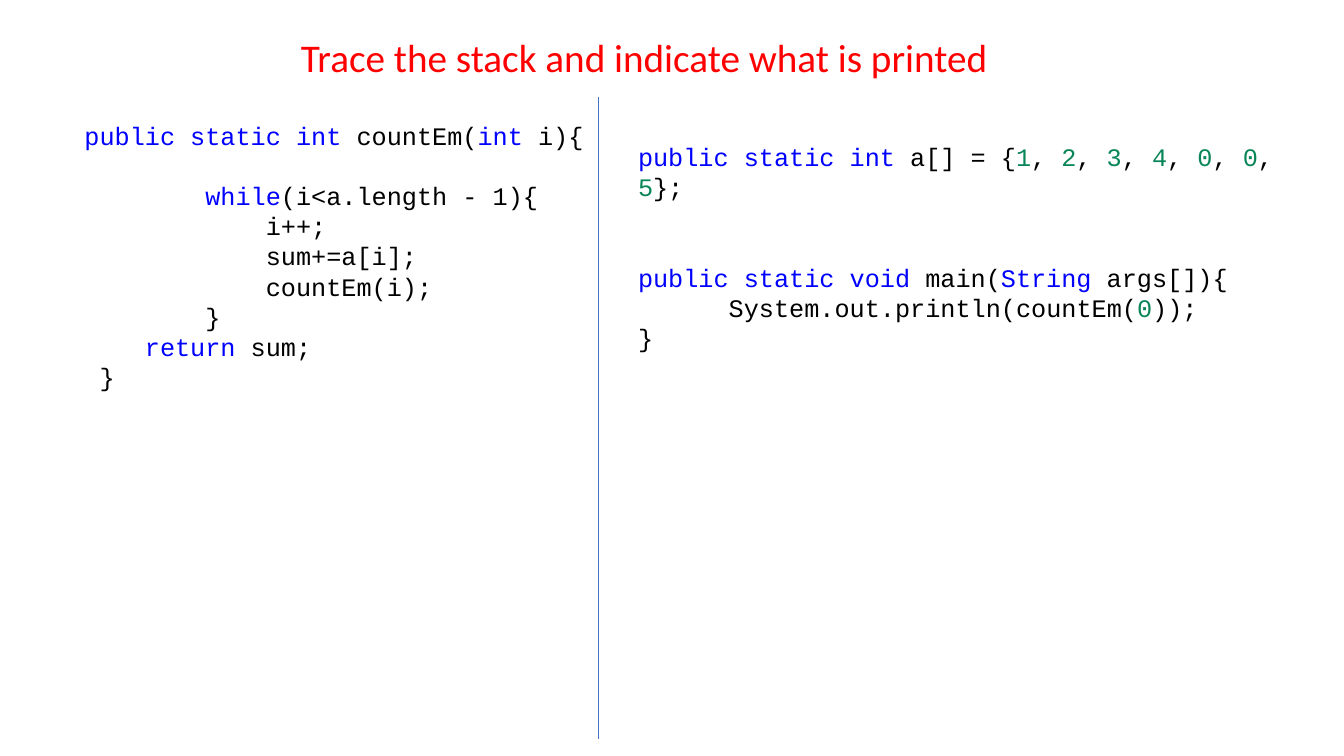
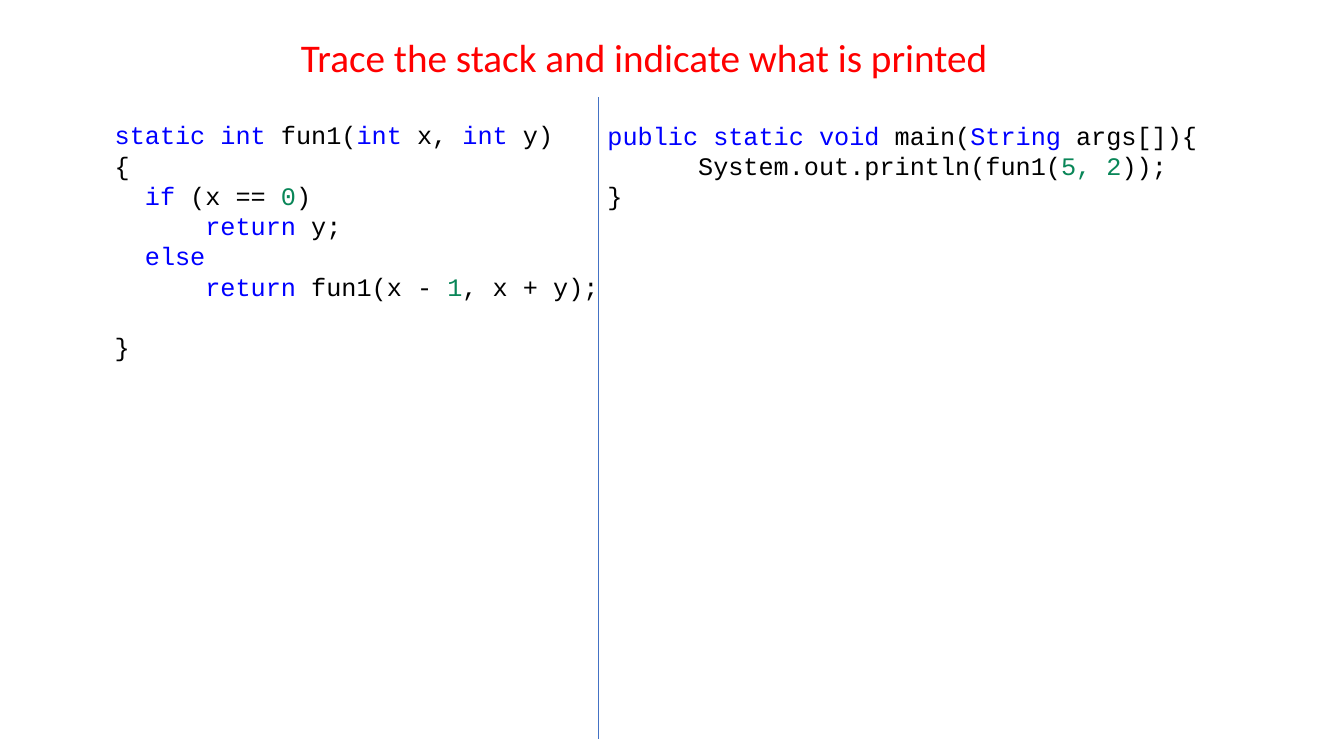
Before and after one commit to hpluska/APCompSciA, a slide deck: slide 2 of ticketOutTheDoor/set28/RecursionPractice.pptx. Drawn at 1344x756 pixels with LibreOffice and Linux fonts; fonts in the diff are those of the drawing. Boxes give left, top, right and bottom in pixels: in the first picture for what was removed or moved away, otherwise in the second. Text is boxed around its words. In the diff, an @@ line names an element or a change of style, - is before the commit and + after.

```diff
--- a/ticketOutTheDoor/set28/RecursionPractice.pptx
+++ b/ticketOutTheDoor/set28/RecursionPractice.pptx
@@ text "public static void main(String args[]){": place and size @@
-text "public static void main(String args[]){" at (638,147,1273,323)
+text "public static void main(String args[]){" at (607,126,1197,181)
@@ text at (115,126,598,302): text changed; text colour #000000 to #0000FF @@
-public static int countEm(int i){
-while(i<a.length - 1){
-i++;
-sum+=a[i];
-countEm(i);
+static int fun1(int x, int y)
+{
+if (x == 0)
+return y;
+else
+return fun1(x - 1, x + y);
@@ text at (638,147,1273,202): paragraph removed @@
-public static int a[] = {1, 2, 3, 4, 0, 0, 5};
@@ text at (698,156,1166,181): text changed @@
-System.out.println(countEm(0));
+System.out.println(fun1(5, 2));
@@ text at (145,339,311,361): paragraphs removed @@
-return sum;
-}
```
Also in this commit, not shown: 10 other files.
